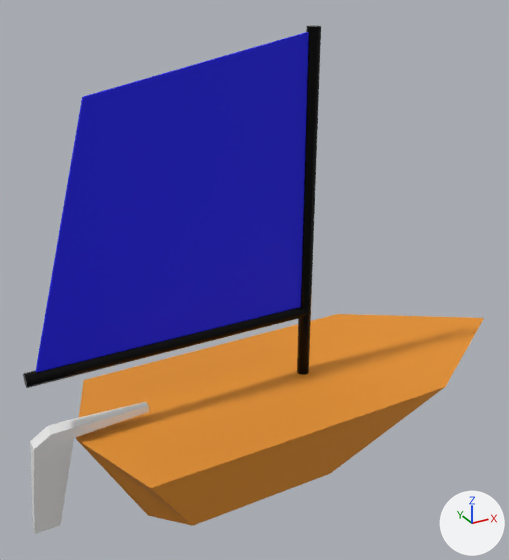
Renders of the Blender file boat.blend from each side of a commit.
Before and after are seen from a 50 mm camera at (-6.81, -10.35, 8.2) aimed at (-0.94, 0.32, 2.86). Lighting does not change. The marker at lower right points along +X, +Y and +Z.

The older version as bpy lines, for what is in view:
```python
me_cube = bpy.data.meshes.new('Cube')
me_cube.from_pydata([(1.82, 2.12, 1.1), (1.1, 0.0, -0.67), (1.82, -3.98, 1.1), (1.1, -3.0, -0.67), (0.0, 1.76, -1.1), (0.0, -4.65, 1.1), (0.0, -3.47, -1.1), (0.0, 5.01, 1.1)], [], [(4, 1, 3, 6), (1, 0, 2, 3), (1, 4, 0), (3, 2, 5, 6), (0, 7, 5, 2), (0, 4, 7)])
me_cube.materials.append(mat_matcoque)  # orange #e79228
me_cylinder = bpy.data.meshes.new('Cylinder')
me_cylinder.from_pydata(...)  # a 16-sided cylinder along z spanning x -0.12..0.12, y -0.12..0.12, z -2.68..4.13
me_cylinder.materials.append(mat_matmat)  # black #000000
me_plane = bpy.data.meshes.new('Plane')
me_plane.from_pydata([(-1.51, -1.03, 0.03), (2.88, -2.25, 0.03), (-2.27, 2.88, 0.03), (2.88, 2.88, 0.03), (-1.51, -1.03, -0.03), (2.88, -2.25, -0.03), (-2.27, 2.88, -0.03), (2.88, 2.88, -0.03)], [], [(0, 1, 3, 2), (4, 6, 7, 5), (0, 2, 6, 4), (1, 0, 4, 5), (3, 1, 5, 7), (2, 3, 7, 6)])
me_plane.materials.append(mat_matvoile)  # blue #0906e7
ob_coque = bpy.data.objects.new('Coque', me_cube)
ob_coque.location = (0.0, 0.0, -0.34)
ob_coque.rotation_euler = (0.0, 0.0, -1.571)  # degrees (0, 0, -90)
_m = ob_coque.modifiers.new('Mirror', 'MIRROR')
ob_mat = bpy.data.objects.new('Mat', me_cylinder)
ob_mat.location = (0.0, 0.0, 3.23)
ob_mat.rotation_euler = (0.0, 0.0, 3.142)  # degrees (0, 0, 180)
ob_voile = bpy.data.objects.new('Voile', me_plane)
ob_voile.location = (-2.93, 0.0, 5.0)
ob_voile.rotation_euler = (1.571, 1.571, 0.0)  # degrees (90, 90, 0)
# also in view: 'Bome' at (-2.66, 0.0, 2.14); 'Barre' at (-4.45, 0.0, 0.09)
```
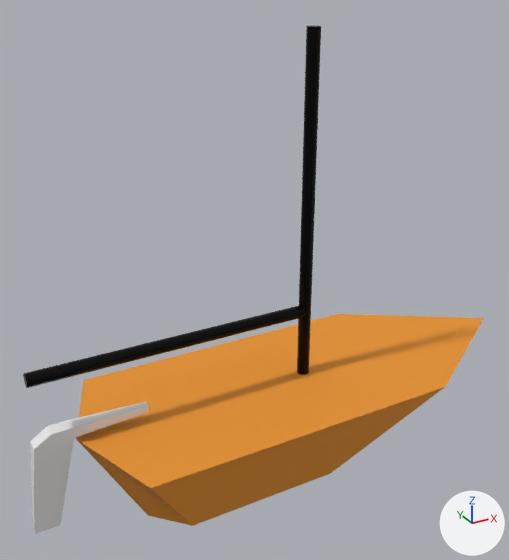
The edits, one by one:
Object 'Voile' (ob_voile) is deleted.

Location of each change, (x1, y1, x2, y2) in pixels of the pictures (509 x 560 px):
'Voile', deleted (blue)
    before: (36, 32, 309, 372)
